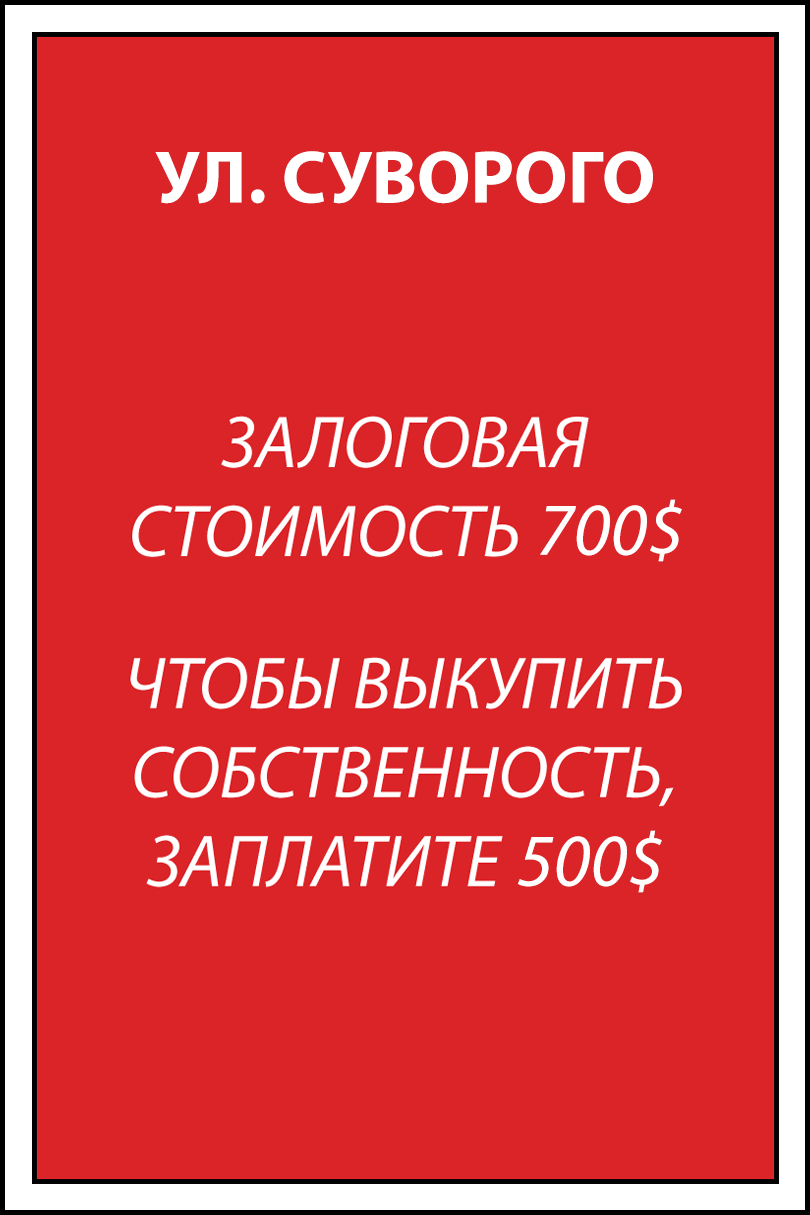
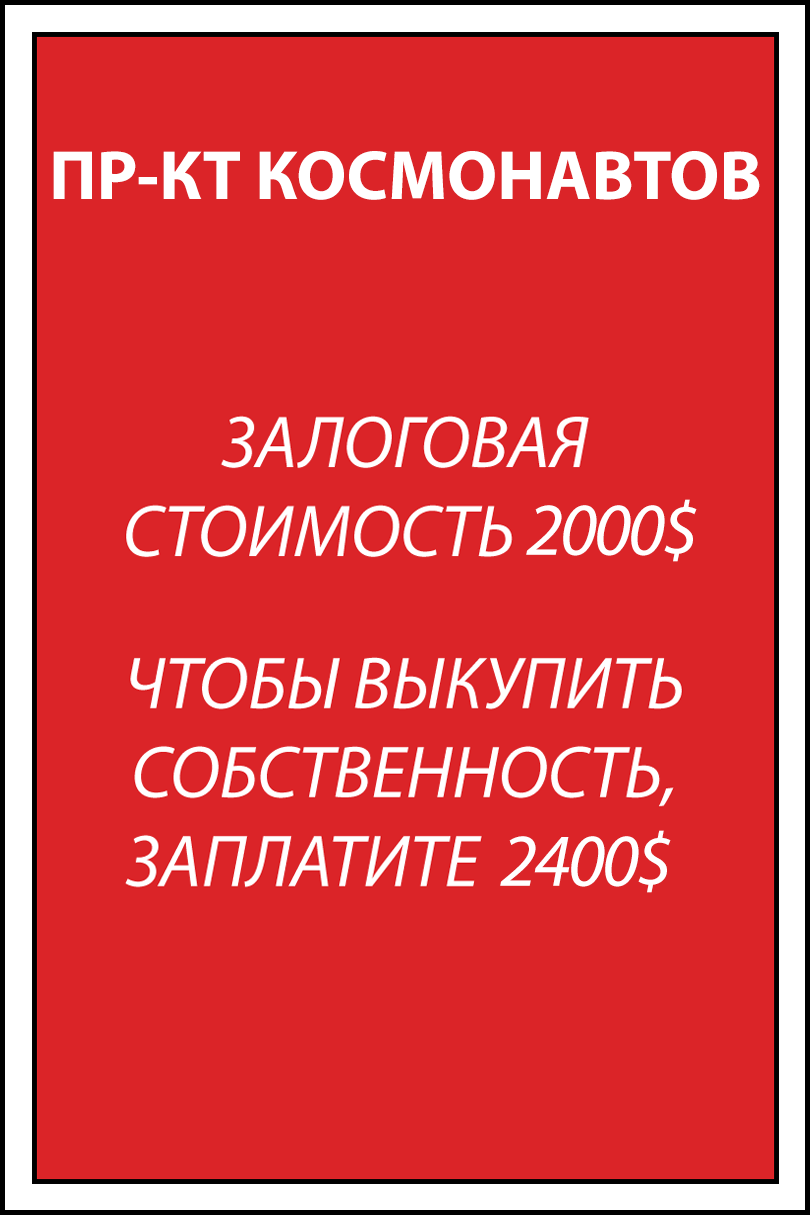
Layered file, before and after one edit (810px x 1215px). Changes by layer:
renamed "500$" to "2400$", painted on it over [500, 830, 671, 893]
renamed "700$" to "2000$", painted on it over [526, 499, 697, 562]
renamed "УЛ. СУВОРОГО" to "ПР-КТ КОСМОНАВТОВ", painted on it over [53, 151, 760, 204]
renamed "Слой 2" to "Слой 5", painted on it over [53, 151, 760, 893]
